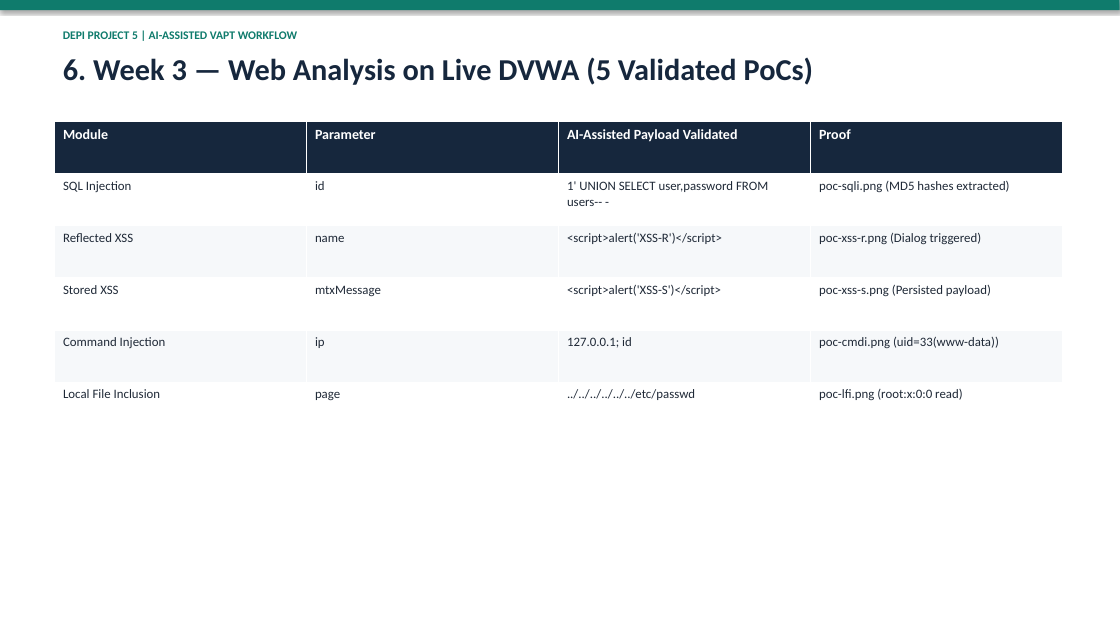
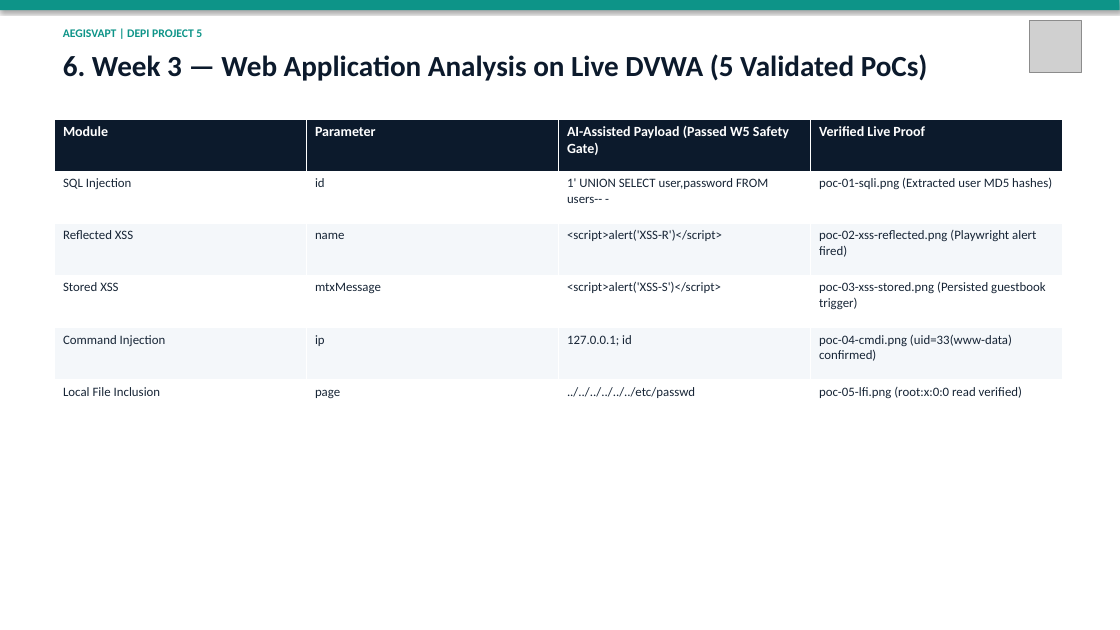
Before and after one commit to 7adadd/AI-Assisted-VAPT-Automation-Reporting-Workflow, a slide deck: slide 7 of deliverables/DEPI-Project5-Presentation.pptx. Drawn at 1120x630 pixels with LibreOffice and Linux fonts; fonts in the diff are those of the drawing; grey boxes stand for pictures. Boxes give left, top, right and bottom in pixels: in the first picture for what was removed or moved away, otherwise in the second. Text is boxed around its words. In the diff, an @@ line names an element or a change of style, - is before the commit and + after.

Commit message:
Polish AegisVAPT UI & logo, fix API/dashboard/graph/PoC bugs, add 15-slide deck & Arabic defense guide

```diff
--- a/deliverables/DEPI-Project5-Presentation.pptx
+++ b/deliverables/DEPI-Project5-Presentation.pptx
@@ rectangle at (0, 0, 1120, 10): fill #0F7B6C to #0D9488 @@
@@ text at (63, 29, 202, 37): text changed; text colour #0F7B6C to #0D9488 @@
-DEPI PROJECT 5 | AI-ASSISTED VAPT WORKFLOW
+AEGISVAPT | DEPI PROJECT 5
@@ picture added at (1029, 20, 1081, 72) @@
@@ text at (63, 54, 928, 81): text changed; size 26 to 25 pt; text colour #16273D to #0C1A2C @@
-6. Week 3 — Web Analysis on Live DVWA (5 Validated PoCs)
+6. Week 3 — Web Application Analysis on Live DVWA (5 Validated PoCs)
@@ table at (55, 119, 1063, 432) @@
-row 1, column 3: AI-Assisted Payload Validated
+row 1, column 3: AI-Assisted Payload (Passed W5 Safety Gate)
-row 1, column 4: Proof
+row 1, column 4: Verified Live Proof
-row 2, column 4: poc-sqli.png (MD5 hashes extracted)
+row 2, column 4: poc-01-sqli.png (Extracted user MD5 hashes)
-row 3, column 4: poc-xss-r.png (Dialog triggered)
+row 3, column 4: poc-02-xss-reflected.png (Playwright alert fired)
-row 4, column 4: poc-xss-s.png (Persisted payload)
+row 4, column 4: poc-03-xss-stored.png (Persisted guestbook trigger)
-row 5, column 4: poc-cmdi.png (uid=33(www-data))
+row 5, column 4: poc-04-cmdi.png (uid=33(www-data) confirmed)
-row 6, column 4: poc-lfi.png (root:x:0:0 read)
+row 6, column 4: poc-05-lfi.png (root:x:0:0 read verified)
@@ fill #16273D to #0C1A2C in row 1 @@
@@ fill #F6F8FA to #F4F7FA in 8 cells @@
@@ text colour #1F2937 to #172536 in "SQL Injection", "id", "1' UNION SELECT user,password FROM users-- -", "Reflected XSS" and 11 more places @@
```
Also in this commit, not shown: 9 other slides changed, 5 slides added, 2 slides removed, 22 other files.
